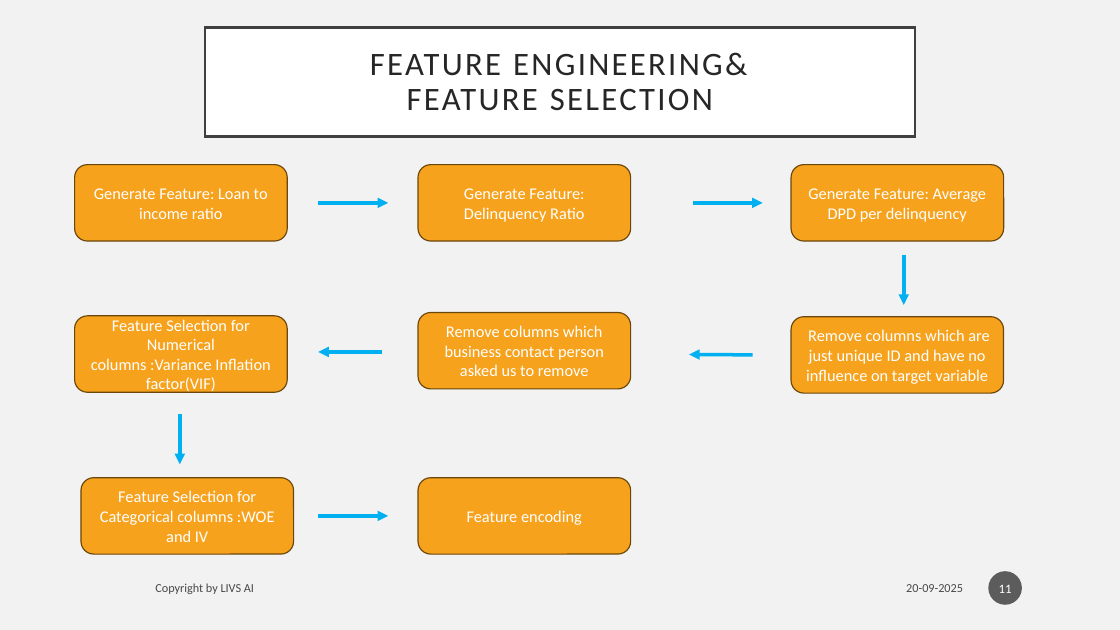
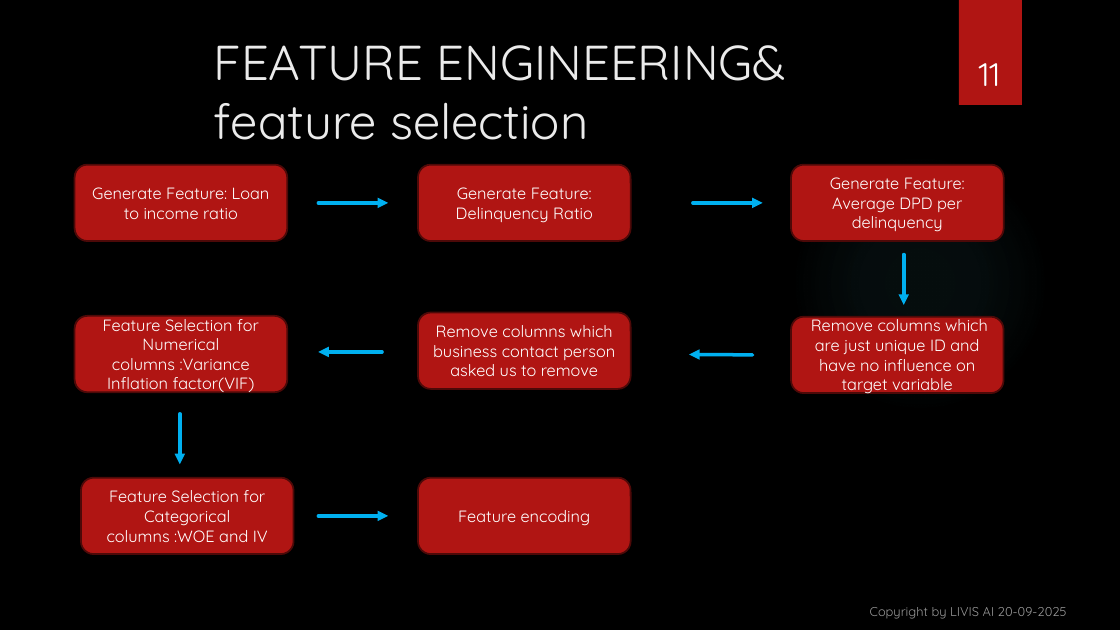
Before and after one commit to vishant1203/Development-of-Credit-Risk-Model-for-Lauki-Finance, a slide deck: slide 11 of presentation/Development of Credit Risk Model for ‘LZ.pptx. Drawn at 1120x630 pixels with LibreOffice and Linux fonts; fonts in the diff are those of the drawing; background and template pictures are left out. Boxes give left, top, right and bottom in pixels: in the first picture for what was removed or moved away, otherwise in the second. Text is boxed around its words. In the diff, an @@ line names an element or a change of style, - is before the commit and + after.

```diff
--- a/presentation/Development of Credit Risk Model for ‘LZ.pptx
+++ b/presentation/Development of Credit Risk Model for ‘LZ.pptx
@@ background #F2F2F2 to picture (left out) @@
@@ title "FEATURE ENGINEERING& feature selection": place and size @@
-title "FEATURE ENGINEERING& feature selection" at box(205, 28, 915, 137)
+title "FEATURE ENGINEERING& feature selection" at box(213, 45, 786, 140)
@@ title "FEATURE ENGINEERING& feature selection" at box(213, 45, 786, 140): vertical alignment middle to top; fill #FFFFFF to none; outline #404040 2.5 pt to none @@
@@ page number: place and size @@
-page number at box(989, 571, 1023, 605)
+page number at box(979, 63, 1001, 86)
@@ page number at box(979, 63, 1001, 86): size 11 to 28 pt, font Calibri to Quicksand; vertical alignment middle to bottom; fill #1D1D1D at 70% opacity to none @@
@@ rectangle added at box(959, 0, 1022, 105), fill #B01513 @@
@@ title at box(213, 45, 786, 140): text changed; size 28 to 42 pt; font Calibri to Quicksand; text colour #262626 to #EBEBEB @@
-FEATURE ENGINEERING&
-FEATURE SELECTION
+FEATURE ENGINEERING&
+feature selection
@@ ellipse added at box(791, 154, 1049, 413), fill gradient #50B9C1 @@
@@ font Calibri to Quicksand; fill #F6A21D to #B01513; outline #6C470D 1 pt to #4D0908 1.5 pt in 8 elements at box(75, 165, 287, 241), box(418, 165, 631, 241), box(791, 165, 1004, 241), box(791, 317, 1004, 393), box(418, 313, 631, 389), box(75, 316, 287, 392), box(81, 478, 293, 555), box(418, 478, 631, 555) @@
@@ text removed at box(155, 583, 254, 594) @@
-Copyright by LIVS AI
@@ text "Copyright by LIVIS AI 20-09-2025" at box(870, 607, 1067, 619): vertical alignment middle to bottom @@
@@ text at box(870, 607, 1067, 619): text changed; size 10.5 to 11 pt; font Calibri to Quicksand; text colour #000000 at 70% opacity to #FFFFFF at 60% opacity @@
-20-09-2025
+Copyright by LIVIS AI 20-09-2025
```
Also in this commit, not shown: 16 other slides changed.
